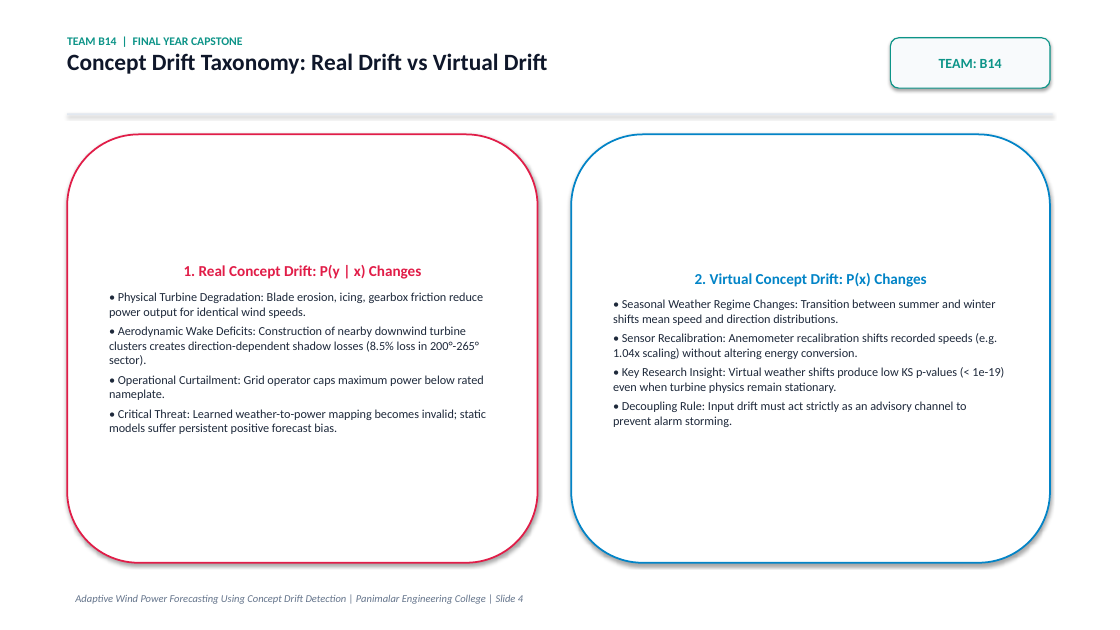
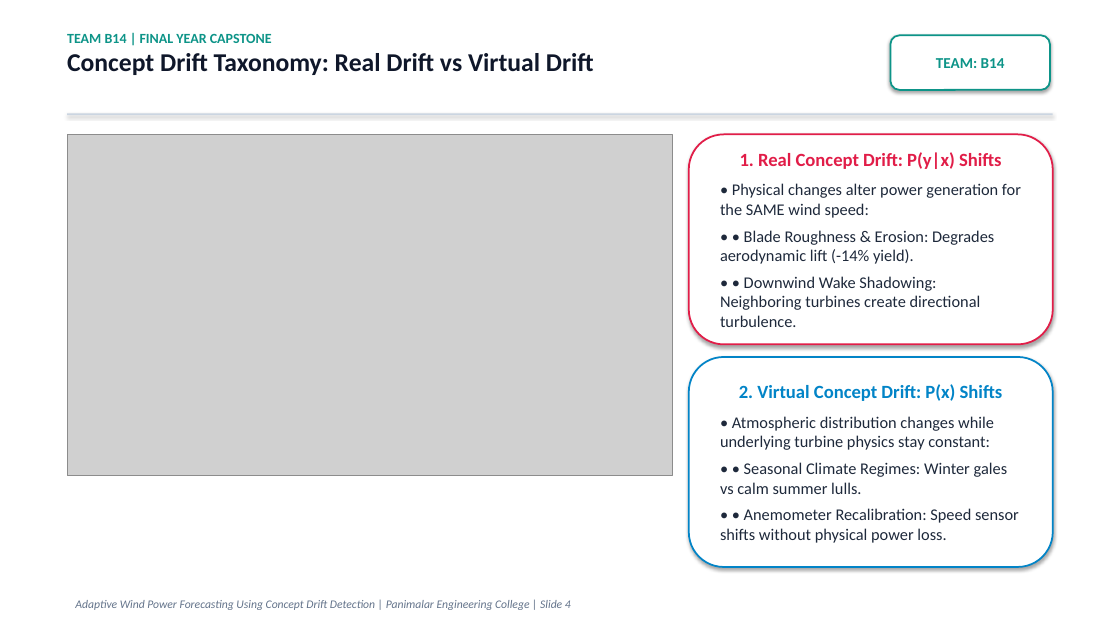
Before and after one commit to thanyab09/Adaptive_Wind_Power_Forecasting_Using_Concept_Drift, a slide deck: slide 4 of reports/Adaptive_Wind_Power_Forecasting_Team_B14.pptx. Drawn at 1120x630 pixels with LibreOffice and Linux fonts; fonts in the diff are those of the drawing; grey boxes stand for pictures. Boxes give left, top, right and bottom in pixels: in the first picture for what was removed or moved away, otherwise in the second. Text is boxed around its words. In the diff, an @@ line names an element or a change of style, - is before the commit and + after.

Commit message:
feat: visual-first final-year presentation deck with large fonts, data charts, and minimal theory for Team B14

```diff
--- a/reports/Adaptive_Wind_Power_Forecasting_Team_B14.pptx
+++ b/reports/Adaptive_Wind_Power_Forecasting_Team_B14.pptx
@@ text "TEAM B14 | FINAL YEAR ..." at (67,34,594,75): size 10 to 12 pt in "TEAM B14 | FINAL YEAR CAPSTONE"; size 20 to 22 pt in "Concept Drift Taxonomy: Real Drift vs Virtual ..." @@
@@ rounded rectangle "TEAM: B14" at (891,35,1050,90): size 12 to 13 pt; fill #F8FAFC to #FFFFFF; outline #0D9488 1 pt to #0D9488 1.5 pt @@
@@ rectangle at (67,113,1053,115): fill #E2E8F0 to #CBD5E1 @@
@@ rounded rectangle removed at (67,134,538,563) @@
-1. Real Concept Drift: P(y | x) Changes
-• Physical Turbine Degradation: Blade erosion, icing, gearbox friction reduce power output for identical wind speeds.
-• Aerodynamic Wake Deficits: Construction of nearby downwind turbine clusters creates direction-dependent shadow losses (8.5% loss in 200°-265° sector).
-• Operational Curtailment: Grid operator caps maximum power below rated nameplate.
-• Critical Threat: Learned weather-to-power mapping becomes invalid; static models suffer persistent positive forecast bias.
@@ picture added at (67,134,672,476) @@
@@ rounded rectangle removed at (571,134,1050,563) @@
-2. Virtual Concept Drift: P(x) Changes
-• Seasonal Weather Regime Changes: Transition between summer and winter shifts mean speed and direction distributions.
-• Sensor Recalibration: Anemometer recalibration shifts recorded speeds (e.g. 1.04x scaling) without altering energy conversion.
-• Key Research Insight: Virtual weather shifts produce low KS p-values (< 1e-19) even when turbine physics remain stationary.
-• Decoupling Rule: Input drift must act strictly as an advisory channel to prevent alarm storming.
@@ rounded rectangle added at (689,134,1053,344), fill #FFFFFF, outline #E11D48 1.5 pt, 14 pt, text #1E293B @@
+1. Real Concept Drift: P(y|x) Shifts
+• Physical changes alter power generation for the SAME wind speed:
+• • Blade Roughness & Erosion: Degrades aerodynamic lift (-14% yield).
+• • Downwind Wake Shadowing: Neighboring turbines create directional turbulence.
@@ rounded rectangle added at (689,357,1053,567), fill #FFFFFF, outline #0284C7 1.5 pt, 14 pt, text #1E293B @@
+2. Virtual Concept Drift: P(x) Shifts
+• Atmospheric distribution changes while underlying turbine physics stay constant:
+• • Seasonal Climate Regimes: Winter gales vs calm summer lulls.
+• • Anemometer Recalibration: Speed sensor shifts without physical power loss.
@@ text "Adaptive Wind Power Forecasting Using ..." at (75,600,571,610): size 9 to 10 pt @@
```
Also in this commit, not shown: 18 other slides changed, 1 slide added, 1 slide removed, 14 other files.
